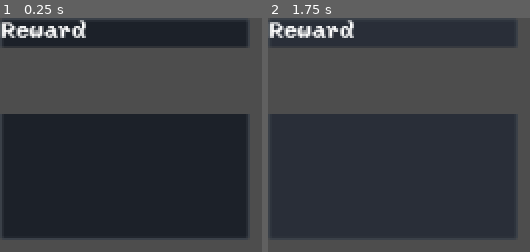
Above: before the commit, frames 1-2 (left to right).
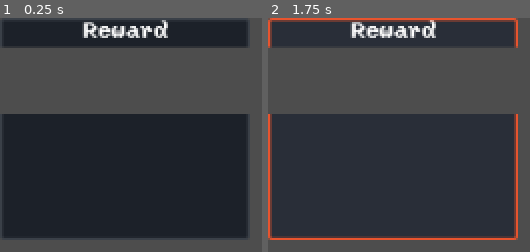
Above: after the commit, the same moments.

Repository: almazancameron/polygonal-pugilists
Game: Godot game, scene res://scenes/reward_card.tscn
The game is run twice, just before and just after one commit, with the same random seed, the same clock (stepped at 60 frames per second) and the same inputs. This scene is started directly instead of the project's main scene.
Inputs (mouse positions are in pixels of both pictures, inside the frame that each line leads up to):
- Up to frame 1 (0.25 s): no input
- Up to frame 2 (1.75 s): click (393, 127) at 0.5 s; tap Enter (ui_accept) at 1.25, 1.52 s; move the mouse to (outside the picture) at 1.27 s; hold Right (ui_right) from 1.28 s (still down); hold Shift from 1.28 s (still down); click (outside the picture) at 1.42 s

The runs differ from the first frame. In frame 1, 2.8% of the frame differs, in the area x 0-65%, y 0-9%; in frame 2, 7.9%, in the area x 0-96%, y 0-95%.

Commit message:
fix: reward-screen polish -- winner card layout, reward card styling
WinnerCard now shows the familiar's name in the header flag, sprite on
the left, and HP bar on the right, with the StatusRow dropped entirely
(also fixes it visibly holding onto the prior fight's statuses).
RewardCard's hover/selected border is now orange instead of a
gold that blended into its own column frame, expands to let the
Reroll button sit snugly at the bottom, and centers its title/
description text.

Co-Authored-By: Claude Sonnet 5 <noreply@anthropic.com>

Diff:
--- a/scenes/battle.tscn
+++ b/scenes/battle.tscn
@@ -1111,7 +1111,7 @@
 border_color = Color(0.91, 0.329, 0.18, 1)
 header_text = "WINNER"
 
-[node name="Content" type="VBoxContainer" parent="RewardSelectPanel/Content/TopArea/WinnerCard" unique_id=1585752864]
+[node name="Content" type="HBoxContainer" parent="RewardSelectPanel/Content/TopArea/WinnerCard" unique_id=959041879]
 layout_mode = 1
 anchors_preset = 15
 anchor_right = 1.0
@@ -1122,12 +1122,35 @@
 offset_bottom = -8.0
 grow_horizontal = 2
 grow_vertical = 2
-theme_override_constants/separation = 6
-
-[node name="NameLabel" type="Label" parent="RewardSelectPanel/Content/TopArea/WinnerCard/Content" unique_id=59210397]
-layout_mode = 2
-theme_override_colors/font_color = Color(0.91, 0.329, 0.18, 1)
-theme_override_font_sizes/font_size = 20
+theme_override_constants/separation = 10
+alignment = 1
+
+[node name="PortraitFrame" type="Control" parent="RewardSelectPanel/Content/TopArea/WinnerCard/Content" unique_id=1463347054]
+custom_minimum_size = Vector2(64, 64)
+layout_mode = 2
+size_flags_vertical = 4
+
+[node name="Background" type="ColorRect" parent="RewardSelectPanel/Content/TopArea/WinnerCard/Content/PortraitFrame" unique_id=1820532672]
+layout_mode = 1
+anchors_preset = 15
+anchor_right = 1.0
+anchor_bottom = 1.0
+grow_horizontal = 2
+grow_vertical = 2
+color = Color(0.18, 0.18, 0.18, 1)
+
+[node name="Center" type="CenterContainer" parent="RewardSelectPanel/Content/TopArea/WinnerCard/Content/PortraitFrame" unique_id=5177628]
+layout_mode = 1
+anchors_preset = 15
+anchor_right = 1.0
+anchor_bottom = 1.0
+grow_horizontal = 2
+grow_vertical = 2
+
+[node name="Portrait" type="TextureRect" parent="RewardSelectPanel/Content/TopArea/WinnerCard/Content/PortraitFrame/Center" unique_id=1744591932]
+custom_minimum_size = Vector2(52, 52)
+layout_mode = 2
+stretch_mode = 5
 
 [node name="TitleBlock" type="VBoxContainer" parent="RewardSelectPanel/Content/TopArea" unique_id=849305492]
 layout_mode = 2
--- a/scenes/reward_card.tscn
+++ b/scenes/reward_card.tscn
@@ -5,6 +5,7 @@
 
 [node name="RewardCard" type="Button" unique_id=1679984179]
 custom_minimum_size = Vector2(180, 160)
+size_flags_vertical = 3
 toggle_mode = true
 script = ExtResource("1_card")
 
@@ -20,6 +21,7 @@
 [node name="TitleLabel" type="Label" parent="Content" unique_id=1644227123]
 layout_mode = 2
 text = "Reward"
+horizontal_alignment = 1
 autowrap_mode = 3
 
 [node name="IconArea" type="ColorRect" parent="Content" unique_id=933603122]
@@ -30,9 +32,11 @@
 
 [node name="DescriptionLabel" type="RichTextLabel" parent="Content" unique_id=1980191162]
 layout_mode = 2
+size_flags_vertical = 3
 mouse_filter = 1
 theme_override_fonts/bold_font = ExtResource("2_b5dx5")
 theme_override_font_sizes/bold_font_size = 16
 bbcode_enabled = true
-fit_content = true
 scroll_active = false
+horizontal_alignment = 1
+vertical_alignment = 1
--- a/scripts/battle_controller.gd
+++ b/scripts/battle_controller.gd
@@ -156,7 +156,6 @@
 ## (icon + colored name + subtitle) -- reused as-is rather than rebuilt,
 ## since nothing about it is priority-builder-specific.
 const PALETTE_BLOCK_SCENE: PackedScene = preload("res://scenes/priority_builder/palette_block.tscn")
-const STATUS_ROW_SCENE: PackedScene = preload("res://scenes/status_row.tscn")
 
 @onready var stat_upgrade_panel: Control = $StatUpgradePanel
 @onready var stat_name_label: Label = $StatUpgradePanel/Content/LeftColumn/Content/NameLabel
@@ -171,8 +170,9 @@
 @onready var reward_select_panel: Control = $RewardSelectPanel
 @onready var reward_title_label: Label = $RewardSelectPanel/Content/TopArea/TitleBlock/TitleLabel
 @onready var reward_subtitle_label: Label = $RewardSelectPanel/Content/TopArea/TitleBlock/SubtitleLabel
-@onready var winner_name_label: Label = $RewardSelectPanel/Content/TopArea/WinnerCard/Content/NameLabel
-@onready var winner_content: VBoxContainer = $RewardSelectPanel/Content/TopArea/WinnerCard/Content
+@onready var winner_frame: FramedPanel = $RewardSelectPanel/Content/TopArea/WinnerCard/Background
+@onready var winner_content: HBoxContainer = $RewardSelectPanel/Content/TopArea/WinnerCard/Content
+@onready var winner_portrait: TextureRect = $RewardSelectPanel/Content/TopArea/WinnerCard/Content/PortraitFrame/Center/Portrait
 @onready var next_opponent_portrait: TextureRect = $RewardSelectPanel/Content/TopArea/RightColumn/NextOpponentCard/Content/PortraitFrame/Center/Portrait
 @onready var next_opponent_name_label: Label = $RewardSelectPanel/Content/TopArea/RightColumn/NextOpponentCard/Content/NameLabel
 @onready var bracket_summary_button: Button = $RewardSelectPanel/Content/TopArea/RightColumn/BracketSummaryCard
@@ -471,7 +471,7 @@
 	# *next* opponent by this point -- see DECISIONS.md).
 	reward_title_label.text = "BOUT WON!"
 	reward_subtitle_label.text = "%s defeated %s!" % [player.familiar.familiar_name, enemy.familiar.familiar_name]
-	winner_name_label.text = player.familiar.familiar_name
+	winner_frame.header_text = player.familiar.familiar_name
 	_populate_winner_card()
 
 	next_opponent_portrait.texture = enemy_familiar_data.sprite
@@ -506,20 +506,27 @@
 
 	begin_phase_b()
 
-## Rebuilds the HPBar + StatusRow under winner_name_label -- built fresh
-## each time rather than kept as static scene children, same reasoning as
-## every other "rebuild per round" list on these screens (a fresh HPBar
+## Rebuilds the HPBar to the left of the static PortraitFrame -- built
+## fresh each time rather than kept as a static scene child, same reasoning
+## as every other "rebuild per round" list on these screens (a fresh HPBar
 ## needs its own StyleBoxFlat instances, per HPBar.set_hp()'s own
 ## documented quirk of only ever mutating whatever fill style it finds).
+## No StatusRow here -- per the mockup, WinnerCard shows name (in the
+## header flag) + sprite + HP only, not the winner's lingering statuses.
 func _populate_winner_card() -> void:
+	var portrait_frame: Control = winner_content.get_node("PortraitFrame")
 	for child in winner_content.get_children():
-		if child == winner_name_label:
+		if child == portrait_frame:
 			continue
 		winner_content.remove_child(child)
 		child.queue_free()
 
 	var hp_bar: HPBar = PREFIGHT_HP_BAR_SCENE.instantiate()
 	hp_bar.custom_minimum_size = Vector2(0, 24)
+	hp_bar.size_flags_horizontal = Control.SIZE_EXPAND_FILL
+	hp_bar.size_flags_vertical = Control.SIZE_SHRINK_CENTER
+	# Appended after the scene's static PortraitFrame -- sprite on the
+	# left, HP bar on the right.
 	winner_content.add_child(hp_bar)
 
 	var background_style := StyleBoxFlat.new()
@@ -530,10 +537,7 @@
 	hp_bar.bar_fill_style = fill_style
 	hp_bar.set_hp(player.current_hp, player.familiar.max_hp)
 
-	var status_row: StatusRow = STATUS_ROW_SCENE.instantiate()
-	status_row.tooltip_layer = tooltip_layer
-	winner_content.add_child(status_row)
-	refresh_status_preview(player, hp_bar, status_row)
+	winner_portrait.texture = player.familiar.sprite
 
 ## Builds one StatUpgradeRow per stat_upgrade_pool entry and shows the
 ## panel. on_confirmed is called once the player commits their
--- a/scripts/reward/reward_card.gd
+++ b/scripts/reward/reward_card.gd
@@ -25,6 +25,31 @@
 var option: UpgradeOption
 var _tooltip_layer: TooltipLayer
 var _hovered_meta: Variant = null
+
+## The shared Theme's default hover/pressed borders are both a gold close
+## enough to Palette.GOLD_ACCENT to blend into this card's own gold-bordered
+## column frame (SpeciesColumn/RunColumn/PivotColumn) -- hovering a card was
+## barely distinguishable from the frame around it. Overridden per-instance
+## to Palette.PLAYER_ACCENT instead, on both "hover" and "pressed" (a
+## toggle_mode Button shows "pressed" continuously while selected, not just
+## while the mouse is held down, so this is also what keeps a chosen card
+## highlighted after the click ends).
+func _ready() -> void:
+	# Same bg_color as the shared Theme's own StyleBoxFlat for each state
+	# (pixel_pugilists.tres) -- only border_color changes here.
+	var bg_colors := {
+		"hover": Color(0.11, 0.13, 0.16, 1),
+		"focus": Color(0.11, 0.13, 0.16, 1),
+		"pressed": Color(0.16, 0.18, 0.22, 1),
+	}
+	for style_name in bg_colors:
+		var style := StyleBoxFlat.new()
+		style.bg_color = bg_colors[style_name]
+		style.border_color = Palette.PLAYER_ACCENT
+		style.set_border_width_all(2)
+		style.set_content_margin_all(6)
+		style.set_corner_radius_all(2)
+		add_theme_stylebox_override(style_name, style)
 
 func setup(upgrade_option: UpgradeOption, tooltip_layer: TooltipLayer) -> void:
 	option = upgrade_option
